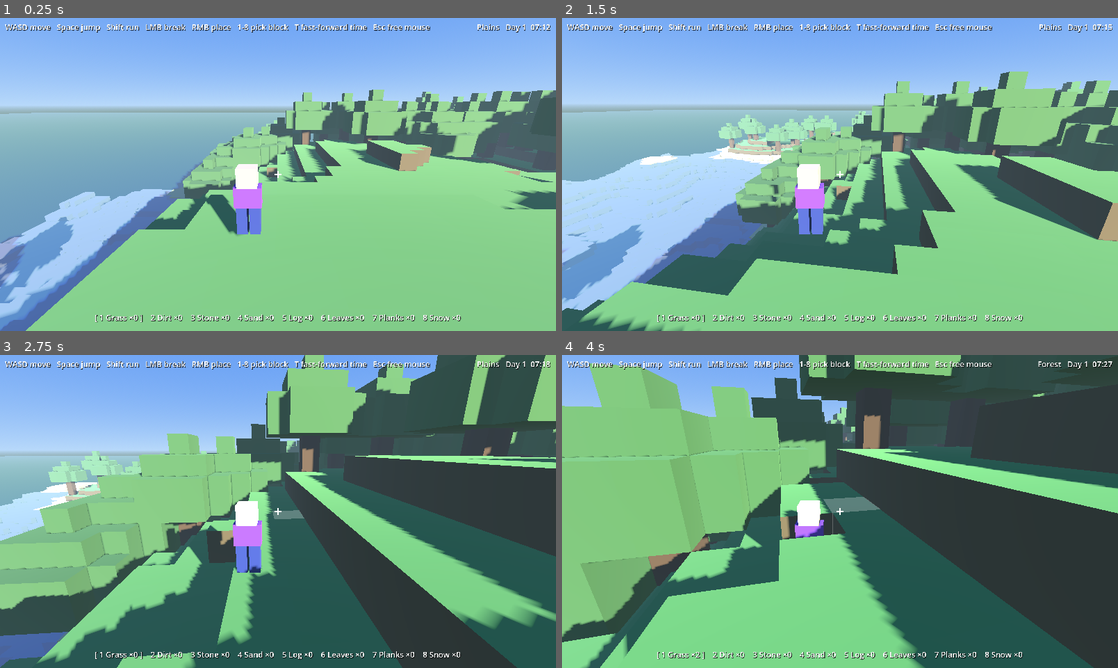
Above: before the commit, frames 1-4 (two rows, left to right).
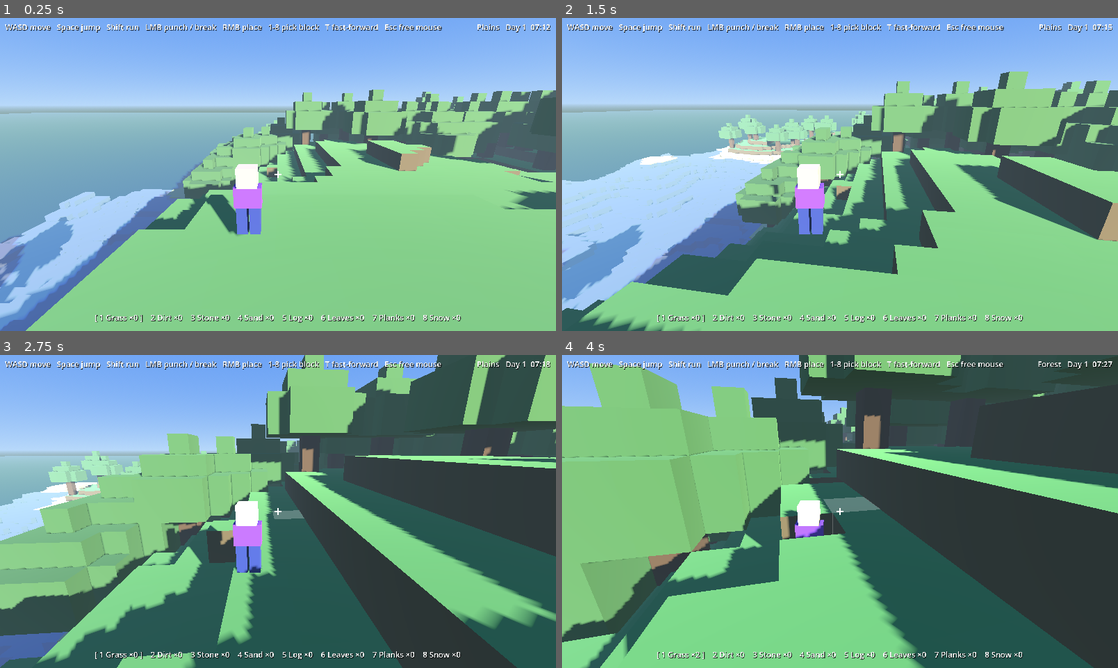
Above: after the commit, the same moments.

Repository: ryannlynnmurphy/blocky
Game: Godot game, scene res://scenes/main.tscn
Two runs of this game, one before a commit and one after it. Both use one fixed random seed, a clock stepped at 60 frames per second and the inputs below.
Inputs (mouse positions are in pixels of both pictures, inside the frame that each line leads up to):
- Up to frame 1 (0.25 s): no input
- Up to frame 2 (1.5 s): tap Enter at 0.5 s; move the mouse to (867, 174) at 0.52 s; hold Shift (run) 0.53-1.28 s; hold W (move_forward) from 0.53 s (still down); click (867, 174) at 0.67 s; tap Space (jump) at 0.77, 0.8, 1.07, 1.35 s; move the mouse to (812, 174) at 1.27 s; click (812, 174) at 1.42 s
- Up to frame 3 (2.75 s): keep holding W (move_forward); tap Space (jump) at 1.52, 1.82, 2.3 s; tap Shift (run) at 1.55 s; move the mouse to (289, 505) at 2.02 s; hold Shift (run) from 2.03 s (still down); click (289, 505) at 2.17 s
- Up to frame 4 (4 s): keep holding W (move_forward); move the mouse to (834, 517) at 2.77 s; release Shift (run) at 2.78 s; tap T at 2.85 s; click (834, 517) at 2.92 s; tap Space (jump) at 3.02, 3.32, 3.77, 3.8 s; tap Shift (run) at 3.05 s; move the mouse to (878, 514) at 3.52 s; tap 1 at 3.6 s; click (878, 514) at 3.67 s

The runs differ from the first frame. In frame 1, 0.7% of the frame differs, in the area x 29-97%, y 2-5%; in frame 2, 0.7%; in frame 3, 0.7%; in frame 4, 0.7%.

Commit message:
Add combat: punch creatures, health, flee, death drops
Left click first looks for a creature under the crosshair within punch
range (ray against blocks and creatures so walls shield them) and hits
it; otherwise it breaks a block as before. Creatures have health, flash
red, take knockback and flee at double speed for a moment; at zero
health they die and spawn a Drop. Drop is an Area3D with a spinning
cube that adds its item to the player's inventory on contact. Meat is
the first non-block item; the HUD lists items after the hotbar. The
selftest gains a combat phase that spawns a critter under the
crosshair, lands the first blow through the real click path, finishes
it, and verifies the drop and pickup.

Co-Authored-By: Claude Fable 5.1 <noreply@anthropic.com>

Diff:
--- a/scripts/blocks.gd
+++ b/scripts/blocks.gd
@@ -7,9 +7,15 @@
 ## No textures yet — every block is a flat colored cube, which is the
 ## chunky low-poly look we want.
 
-enum { AIR, GRASS, DIRT, STONE, SAND, LOG, LEAVES, SNOW, PLANKS }
+## IDs up to PLANKS are blocks that exist in the world. IDs after that
+## are items: things you can carry but not place (they share the same
+## inventory, so they share this list).
+enum { AIR, GRASS, DIRT, STONE, SAND, LOG, LEAVES, SNOW, PLANKS, MEAT }
 
-const NAMES := ["Air", "Grass", "Dirt", "Stone", "Sand", "Log", "Leaves", "Snow", "Planks"]
+const NAMES := ["Air", "Grass", "Dirt", "Stone", "Sand", "Log", "Leaves", "Snow", "Planks", "Meat"]
+
+## Items (not blocks) worth listing on the HUD.
+const ITEMS := [MEAT]
 
 ## Blocks you can pick with keys 1-8 and place.
 const HOTBAR := [GRASS, DIRT, STONE, SAND, LOG, LEAVES, PLANKS, SNOW]
@@ -24,6 +30,7 @@
 	LEAVES: [Color(0.28, 0.62, 0.26), Color(0.24, 0.55, 0.22), Color(0.20, 0.48, 0.20)],
 	SNOW:   [Color(0.96, 0.97, 1.00), Color(0.86, 0.90, 0.96), Color(0.80, 0.84, 0.90)],
 	PLANKS: [Color(0.78, 0.62, 0.38), Color(0.72, 0.56, 0.34), Color(0.65, 0.50, 0.30)],
+	MEAT:   [Color(0.88, 0.40, 0.42), Color(0.80, 0.32, 0.35), Color(0.70, 0.28, 0.30)],
 }
 
 
--- a/scripts/creature.gd
+++ b/scripts/creature.gd
@@ -8,26 +8,32 @@
 
 const GRAVITY := 22.0
 const WALK_SPEED := 2.0
+const FLEE_SPEED := 4.5
 const JUMP_SPEED := 6.5
+const MAX_HEALTH := 3
 
 var world: VoxelWorld
 var body_color := Color(0.85, 0.70, 0.50)
+var health := MAX_HEALTH
 
 var _wandering := false
 var _timer := 0.0
 var _dir := Vector3.ZERO
 var _rng := RandomNumberGenerator.new()
+var _flee_timer := 0.0
+var _flash_timer := 0.0
+var _knock := Vector3.ZERO   # push from being hit, fades out
+var _mat := StandardMaterial3D.new()
 
 @onready var _model: Node3D = $Model
 
 
 func _ready() -> void:
 	_rng.randomize()
-	var mat := StandardMaterial3D.new()
-	mat.albedo_color = body_color
-	mat.roughness = 1.0
-	$Model/Body.material_override = mat
-	$Model/Head.material_override = mat
+	_mat.albedo_color = body_color
+	_mat.roughness = 1.0
+	$Model/Body.material_override = _mat
+	$Model/Head.material_override = _mat
 	_go_idle()
 
 
@@ -36,6 +42,12 @@
 		velocity.y -= GRAVITY * delta
 
 	_timer -= delta
+	_flee_timer = maxf(_flee_timer - delta, 0.0)
+	if _flash_timer > 0.0:
+		_flash_timer -= delta
+		if _flash_timer <= 0.0:
+			_mat.albedo_color = body_color
+
 	if _timer <= 0.0:
 		if _wandering:
 			_go_idle()
@@ -45,8 +57,9 @@
 	if _wandering:
 		if _path_blocked():
 			_go_wander()   # pick another direction
-		velocity.x = _dir.x * WALK_SPEED
-		velocity.z = _dir.z * WALK_SPEED
+		var speed := FLEE_SPEED if _flee_timer > 0.0 else WALK_SPEED
+		velocity.x = _dir.x * speed
+		velocity.z = _dir.z * speed
 		# Walked into a block? Hop.
 		if is_on_floor() and is_on_wall():
 			velocity.y = JUMP_SPEED
@@ -54,11 +67,40 @@
 		velocity.x = move_toward(velocity.x, 0.0, 10.0 * delta)
 		velocity.z = move_toward(velocity.z, 0.0, 10.0 * delta)
 
+	velocity.x += _knock.x
+	velocity.z += _knock.z
+	_knock = _knock.move_toward(Vector3.ZERO, 25.0 * delta)
+
 	move_and_slide()
 
 	if _wandering:
 		var target := atan2(-_dir.x, -_dir.z)
 		_model.rotation.y = lerp_angle(_model.rotation.y, target, 8.0 * delta)
+
+
+## Called by whatever hits us. `from` is where the hit came from.
+func take_hit(damage: int, from: Vector3) -> void:
+	health -= damage
+	var away := global_position - from
+	away.y = 0.0
+	away = away.normalized() if away.length() > 0.01 else Vector3.FORWARD
+	_knock = away * 6.0
+	velocity.y = 4.0            # a little hop
+	_mat.albedo_color = body_color.lerp(Color.RED, 0.7)
+	_flash_timer = 0.15
+	# Run away from the attacker.
+	_wandering = true
+	_dir = away
+	_flee_timer = 2.5
+	_timer = 2.5
+	if health <= 0:
+		_die()
+
+
+func _die() -> void:
+	if world != null:
+		world.spawn_drop(global_position, Blocks.MEAT)
+	queue_free()
 
 
 func _go_idle() -> void:
--- /dev/null
+++ b/scripts/drop.gd
@@ -0,0 +1,44 @@
+class_name Drop
+extends Area3D
+## A dropped item: a small spinning cube you pick up by walking into it.
+## An Area3D doesn't block anything; it just reports what overlaps it.
+
+var item_id := Blocks.MEAT
+
+var _mesh := MeshInstance3D.new()
+var _time := 0.0
+
+
+func _ready() -> void:
+	collision_layer = 0
+	collision_mask = 1   # the player is on layer 1
+	var box := BoxMesh.new()
+	box.size = Vector3(0.3, 0.3, 0.3)
+	var mat := StandardMaterial3D.new()
+	mat.albedo_color = Blocks.face_color(item_id, 1)
+	mat.roughness = 1.0
+	_mesh.mesh = box
+	_mesh.material_override = mat
+	_mesh.position.y = 0.3
+	add_child(_mesh)
+
+	var shape := CollisionShape3D.new()
+	var sphere := SphereShape3D.new()
+	sphere.radius = 0.6
+	shape.shape = sphere
+	shape.position.y = 0.3
+	add_child(shape)
+
+	body_entered.connect(_on_body_entered)
+
+
+func _process(delta: float) -> void:
+	_time += delta
+	_mesh.rotation.y += 2.0 * delta
+	_mesh.position.y = 0.3 + sin(_time * 3.0) * 0.06   # gentle bob
+
+
+func _on_body_entered(body: Node3D) -> void:
+	if body is Player:
+		body.inventory.add(item_id)
+		queue_free()
--- a/scripts/hud.gd
+++ b/scripts/hud.gd
@@ -26,7 +26,7 @@
 	add_child(cross)
 
 	var hint := _make_label()
-	hint.text = "WASD move   Space jump   Shift run   LMB break   RMB place   1-8 pick block   T fast-forward time   Esc free mouse"
+	hint.text = "WASD move   Space jump   Shift run   LMB punch / break   RMB place   1-8 pick block   T fast-forward   Esc free mouse"
 	hint.position = Vector2(12, 8)
 	add_child(hint)
 
@@ -84,7 +84,14 @@
 		if i == selected:
 			entry = "[ %s ]" % entry
 		parts.append(entry)
-	_hotbar_label.text = "    ".join(parts)
+	var text := "    ".join(parts)
+	# Items you carry but can't place go after a divider.
+	if _player != null:
+		for id in Blocks.ITEMS:
+			var n := _player.inventory.count(id)
+			if n > 0:
+				text += "    |    %s ×%d" % [Blocks.NAMES[id], n]
+	_hotbar_label.text = text
 
 
 func _make_label() -> Label:
--- a/scripts/main.gd
+++ b/scripts/main.gd
@@ -42,6 +42,7 @@
 	if "--selftest" in OS.get_cmdline_user_args():
 		var test: Node = load("res://tools/selftest.gd").new()
 		test.player = player
+		test.world = world
 		add_child(test)
 
 
--- a/scripts/player.gd
+++ b/scripts/player.gd
@@ -10,6 +10,11 @@
 const GRAVITY := 22.0
 const MOUSE_SENS := 0.0025
 const REACH := 6.0   # how far you can break/place, in blocks
+const PUNCH_RANGE := 3.0
+const PUNCH_DAMAGE := 1
+const PUNCH_COOLDOWN := 0.35
+
+var _punch_cooldown := 0.0
 
 var world: VoxelWorld
 var selected := 0    # index into Blocks.HOTBAR
@@ -88,7 +93,7 @@
 
 	if event is InputEventMouseButton and event.pressed:
 		if event.button_index == MOUSE_BUTTON_LEFT:
-			_break_block()
+			_attack_or_break()
 		elif event.button_index == MOUSE_BUTTON_RIGHT:
 			_place_block()
 
@@ -101,6 +106,7 @@
 
 
 func _physics_process(delta: float) -> void:
+	_punch_cooldown = maxf(_punch_cooldown - delta, 0.0)
 	if not is_on_floor():
 		velocity.y -= GRAVITY * delta
 	elif not _no_input and Input.is_action_just_pressed("jump"):
@@ -127,6 +133,39 @@
 	_update_highlight()
 
 
+# ---------------------------------------------------------------- combat
+
+## Left click: punch a creature if one is under the crosshair and close,
+## otherwise break the block.
+func _attack_or_break() -> void:
+	var target := _aim_creature()
+	if target != null:
+		if _punch_cooldown > 0.0:
+			return
+		_punch_cooldown = PUNCH_COOLDOWN
+		target.take_hit(PUNCH_DAMAGE, global_position)
+		return
+	_break_block()
+
+
+## The creature under the crosshair within punching range, or null.
+func _aim_creature() -> Creature:
+	var from := _camera.global_position
+	var to := from + (-_camera.global_basis.z) * (PUNCH_RANGE + _arm.spring_length)
+	var query := PhysicsRayQueryParameters3D.create(from, to)
+	query.exclude = [get_rid()]
+	query.collision_mask = 3   # blocks AND creatures, so walls shield them
+	var hit := get_world_3d().direct_space_state.intersect_ray(query)
+	if hit.is_empty():
+		return null
+	var creature := hit.collider as Creature
+	if creature == null:
+		return null
+	if creature.global_position.distance_to(global_position) > PUNCH_RANGE + 0.5:
+		return null
+	return creature
+
+
 # ---------------------------------------------------------------- block editing
 
 ## Shoots a ray from the camera through the crosshair and returns what it
--- a/scripts/world.gd
+++ b/scripts/world.gd
@@ -32,6 +32,7 @@
 	Color(0.92, 0.92, 0.95),   # Tundra: white
 ]
 var _creatures := Node3D.new()
+var _drops := Node3D.new()
 var _populated := {}   # Vector2i -> true once a chunk has rolled for animals
 
 
@@ -39,6 +40,8 @@
 	gen = WorldGen.new(world_seed)
 	_creatures.name = "Creatures"
 	add_child(_creatures)
+	_drops.name = "Drops"
+	add_child(_drops)
 
 
 func _process(_delta: float) -> void:
@@ -137,7 +140,7 @@
 
 	# Animals that wandered (or were left) too far away are removed.
 	var despawn_dist := float((view_radius + 2) * SIZE)
-	for c in _creatures.get_children():
+	for c in _creatures.get_children() + _drops.get_children():
 		if c.global_position.distance_to(player.global_position) > despawn_dist:
 			c.queue_free()
 
@@ -205,3 +208,16 @@
 
 func creature_count() -> int:
 	return _creatures.get_child_count()
+
+
+## Leaves an item on the ground at a world position.
+func spawn_drop(pos: Vector3, item_id: int) -> Drop:
+	var d := Drop.new()
+	d.item_id = item_id
+	_drops.add_child(d)
+	d.global_position = pos
+	return d
+
+
+func drop_count() -> int:
+	return _drops.get_child_count()
--- a/tools/selftest.gd
+++ b/tools/selftest.gd
@@ -1,26 +1,78 @@
 extends Node
-## Dev tool: exercises break -> inventory -> place through the player's
-## real code, printing the inventory as it goes. Added by main.gd when
-## the game is run with `-- --selftest`.
+## Dev tool: exercises the game's real code paths and prints what
+## happened. Added by main.gd when the game is run with `-- --selftest`.
+##
+##   frames  40 / 80   break a block, place it back  (inventory)
+##   frames 120..200   spawn a critter, punch it dead, pick up its drop (combat)
 
 var player: Player
+var world: VoxelWorld
 var _frame := 0
+var _critter: Creature
 
 
 func _physics_process(_delta: float) -> void:
 	_frame += 1
-	if _frame == 1:
-		player.set_look(0.0, -0.8)   # look down at the ground ahead
-	elif _frame == 40:
-		print("selftest: inventory before break: %s" % player.inventory.summary())
-		player._break_block()
-		print("selftest: inventory after break:  %s" % player.inventory.summary())
-	elif _frame == 80:
-		# Select whatever we picked up, then put it back down.
-		for i in Blocks.HOTBAR.size():
-			if player.inventory.count(Blocks.HOTBAR[i]) > 0:
-				player.selected = i
-				player.hotbar_changed.emit(i)
-				break
-		player._place_block()
-		print("selftest: inventory after place:  %s" % player.inventory.summary())
+	match _frame:
+		1:
+			player.set_look(0.0, -0.8)   # look down at the ground ahead
+		40:
+			print("selftest: inventory before break: %s" % player.inventory.summary())
+			player._break_block()
+			print("selftest: inventory after break:  %s" % player.inventory.summary())
+		80:
+			# Select whatever we picked up, then put it back down.
+			for i in Blocks.HOTBAR.size():
+				if player.inventory.count(Blocks.HOTBAR[i]) > 0:
+					player.selected = i
+					player.hotbar_changed.emit(i)
+					break
+			player._place_block()
+			print("selftest: inventory after place:  %s" % player.inventory.summary())
+		120:
+			# Spawn the critter exactly where the crosshair points at the
+			# ground, so a click would land on it like a real player's.
+			player.set_look(0.0, -0.6)
+			var hit := player._aim_ray()
+			if hit.is_empty():
+				print("selftest: aim ray hit nothing; cannot place critter")
+			else:
+				var p: Vector3 = hit.position
+				_critter = world.spawn_creature(int(floor(p.x)), int(floor(p.z)))
+				if _critter != null:
+					_critter.global_position = p + Vector3(0, 0.05, 0)   # exactly under the crosshair
+				print("selftest: spawned critter: %s" % (_critter != null))
+		140:
+			print("selftest: crosshair sees critter: %s" % (player._aim_creature() != null))
+			# Debug detail if that failed.
+			var hit := player._aim_ray()
+			if not hit.is_empty():
+				print("  aim ray hits %s, %.2f from player" % [hit.position, hit.position.distance_to(player.global_position)])
+			if is_instance_valid(_critter):
+				print("  critter at %s, %.2f from player, layer %d" % [_critter.global_position, _critter.global_position.distance_to(player.global_position), _critter.collision_layer])
+			var cam: Camera3D = player._camera
+			var from := cam.global_position
+			var q := PhysicsRayQueryParameters3D.create(from, from + (-cam.global_basis.z) * 10.0)
+			q.collision_mask = 2
+			var h2 := player.get_world_3d().direct_space_state.intersect_ray(q)
+			print("  creature-only ray: %s" % ("nothing" if h2.is_empty() else str(h2.collider)))
+		150:
+			# First blow through the real left-click path.
+			player._attack_or_break()
+			if is_instance_valid(_critter):
+				print("selftest: clicked; critter health now %d" % _critter.health)
+		160, 170:
+			# It flees after the first hit, so finish it directly.
+			if is_instance_valid(_critter):
+				_critter.take_hit(1, player.global_position)
+				print("selftest: hit critter, health now %d" % _critter.health)
+		180:
+			print("selftest: critter alive: %s, drops on ground: %d"
+				% [is_instance_valid(_critter), world.drop_count()])
+		190:
+			# Walk onto the drop by teleporting next to it.
+			if world.drop_count() > 0:
+				var d: Drop = world._drops.get_child(0)
+				player.global_position = d.global_position + Vector3(0, 0.2, 0)
+		200:
+			print("selftest: inventory after pickup: %s" % player.inventory.summary())
Not shown, added: scripts/drop.gd.uid
Not shown, changed: README.md
Not shown, changed: ROADMAP.md
